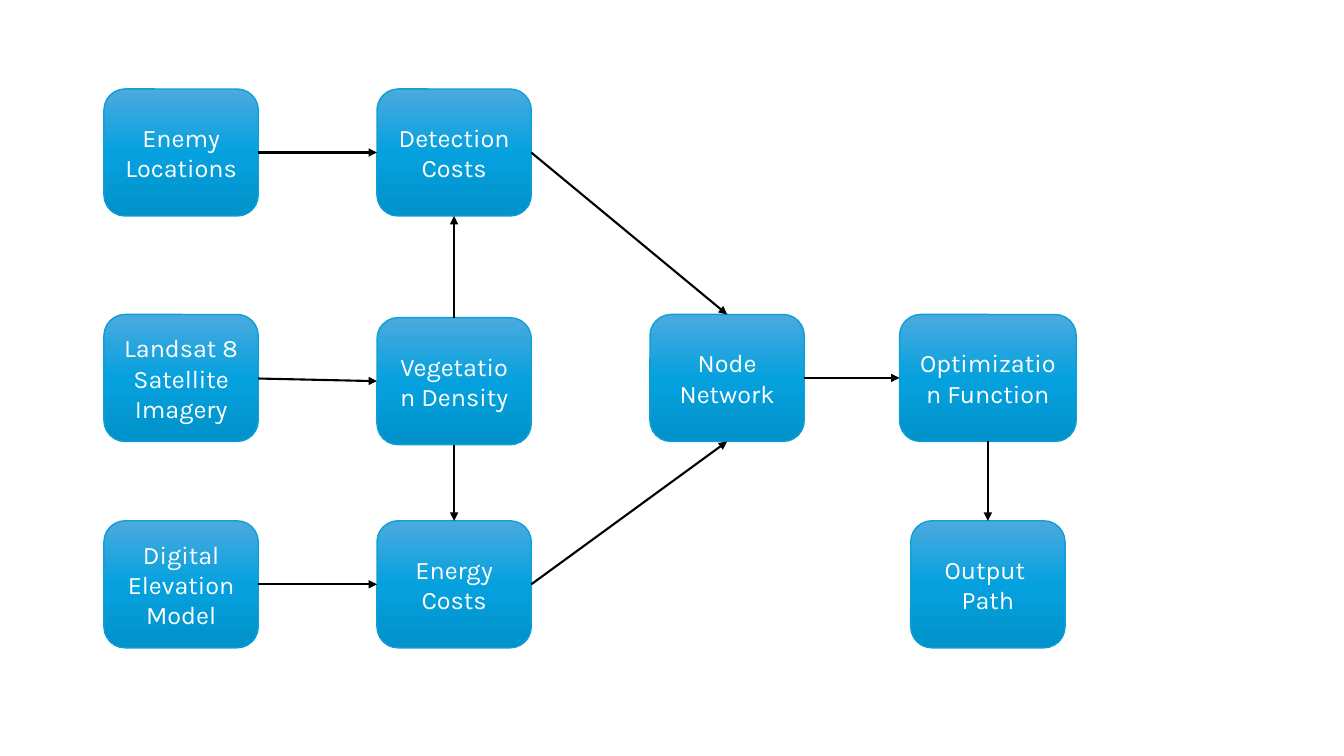
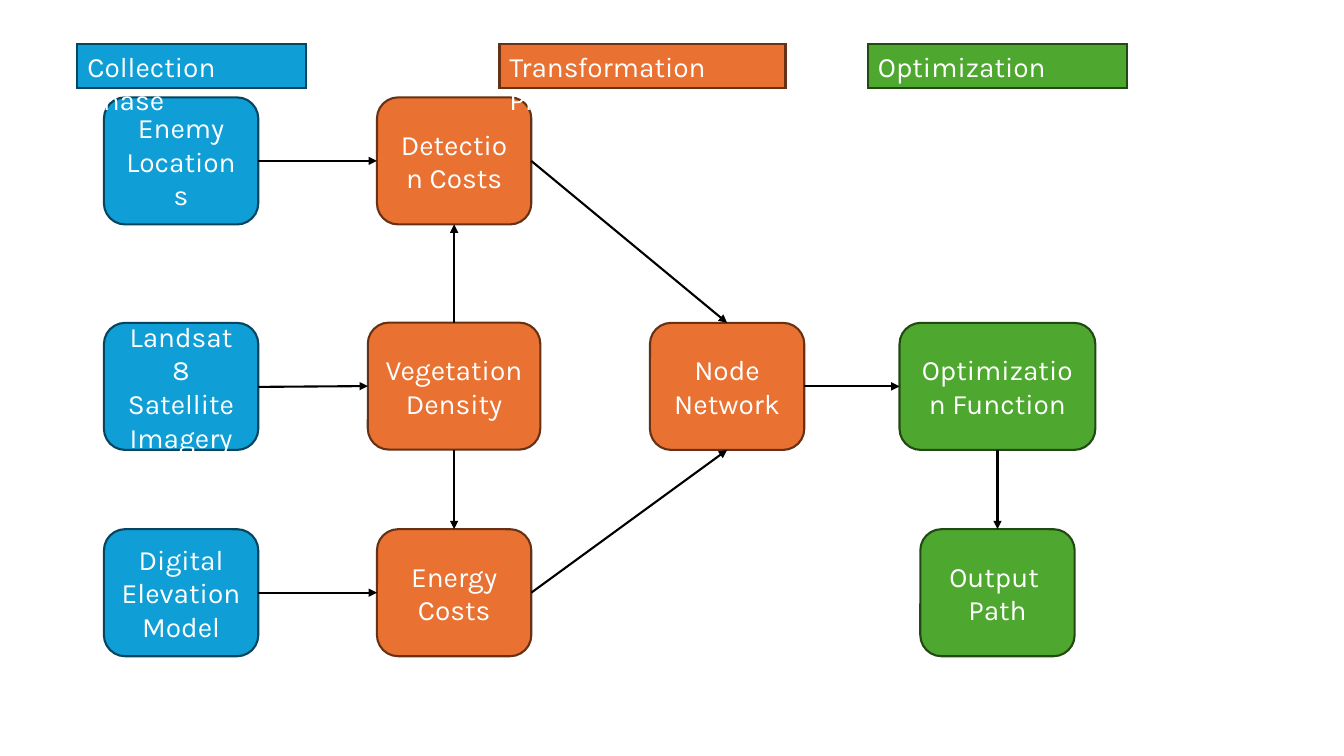
Before and after one commit to thejacobhyatt/UGV-Pathing, a slide deck: slide 2 of FLow Diagram.pptx. Drawn at 1344x756 pixels with LibreOffice and Linux fonts; fonts in the diff are those of the drawing. Boxes give left, top, right and bottom in pixels: in the first picture for what was removed or moved away, otherwise in the second. Text is boxed around its words. In the diff, an @@ line names an element or a change of style, - is before the commit and + after.

Commit message:
poster updates

```diff
--- a/FLow Diagram.pptx
+++ b/FLow Diagram.pptx
@@ rectangle added at (78,44,307,89), fill #0F9ED5, outline #07455D 1.5 pt, 20 pt, text #FFFFFF @@
+Collection Phase
@@ rectangle added at (500,44,786,89), fill #E97132, outline #663216 1.5 pt, 20 pt, text #FFFFFF @@
+Transformation Phase
@@ rectangle added at (868,44,1127,89), fill #4EA72E, outline #224914 1.5 pt, 20 pt, text #FFFFFF @@
+Optimization Phase
@@ size 18 to 20 pt; fill gradient #4CAADF to #05A2DF to #0092CB to #0F9ED5; outline #0F9ED5 1 pt to #07455D 1.5 pt in 3 elements at (104,529,258,656), (104,323,258,450), (104,98,258,225) @@
@@ 6 rounded rectangles, 5 arrows: place and size @@
-6 rounded rectangles, 5 arrows at (104,89,899,648)
+6 rounded rectangles, 5 arrows at (104,98,899,656)
@@ arrow moved from (455, 318) - (455, 216) to (455, 323) - (455, 225) @@
@@ size 18 to 20 pt; fill gradient #4CAADF to #05A2DF to #0092CB to #E97132; outline #0F9ED5 1 pt to #663216 1.5 pt in 4 elements at (377,529,531,656), (650,323,805,450), (377,98,531,225), (368,323,540,450) @@
@@ rounded rectangle "Vegetation Density": place and size @@
-rounded rectangle "Vegetation Density" at (377,318,531,445)
+rounded rectangle "Vegetation Density" at (368,323,540,450)
@@ rounded rectangle "Optimization Function" at (899,323,1095,450): size 18 to 20 pt; fill gradient #4CAADF to #05A2DF to #0092CB to #4EA72E; outline #0F9ED5 1 pt to #224914 1.5 pt @@
@@ rounded rectangle "Optimization Function": place and size @@
-rounded rectangle "Optimization Function" at (899,315,1076,442)
+rounded rectangle "Optimization Function" at (899,323,1095,450)
@@ arrow moved from (258, 379) - (377, 381) to (258, 387) - (368, 386) @@
@@ arrow moved from (455, 445) - (455, 521) to (455, 450) - (455, 529) @@
@@ arrow moved from (988, 442) - (988, 521) to (998, 450) - (998, 529) @@
@@ rounded rectangle "Output": place and size @@
-rounded rectangle "Output" at (911,521,1066,648)
+rounded rectangle "Output" at (921,529,1075,656)
@@ rounded rectangle "Output" at (921,529,1075,656): size 18 to 20 pt; fill gradient #4CAADF to #05A2DF to #0092CB to #4EA72E; outline #0F9ED5 1 pt to #224914 1.5 pt @@
```
Also in this commit, not shown: 2 slides added, 6 other files.
